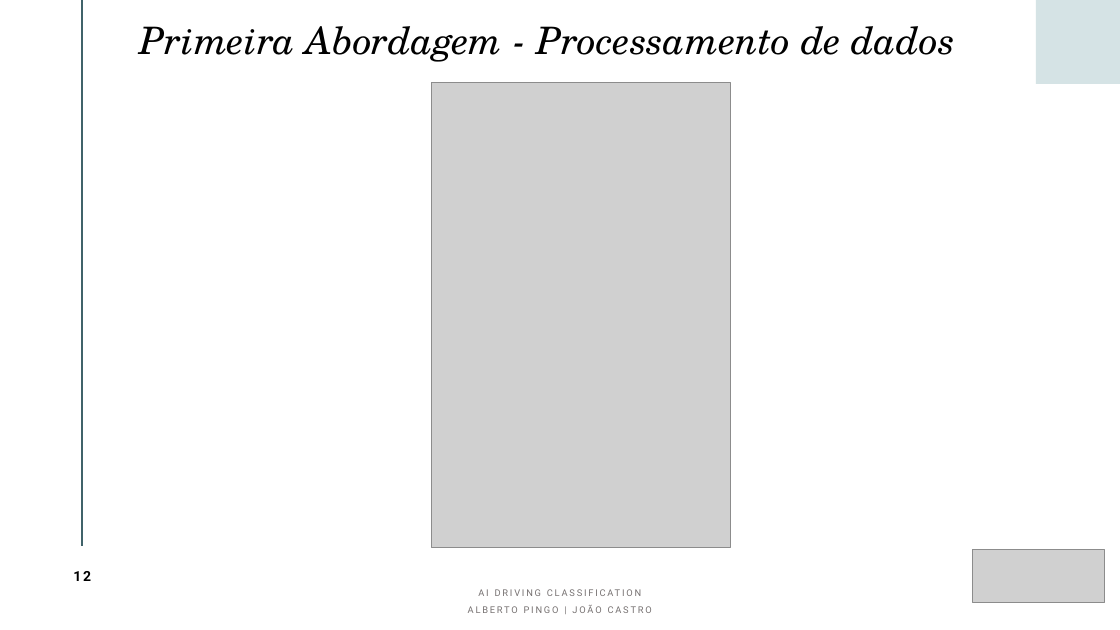
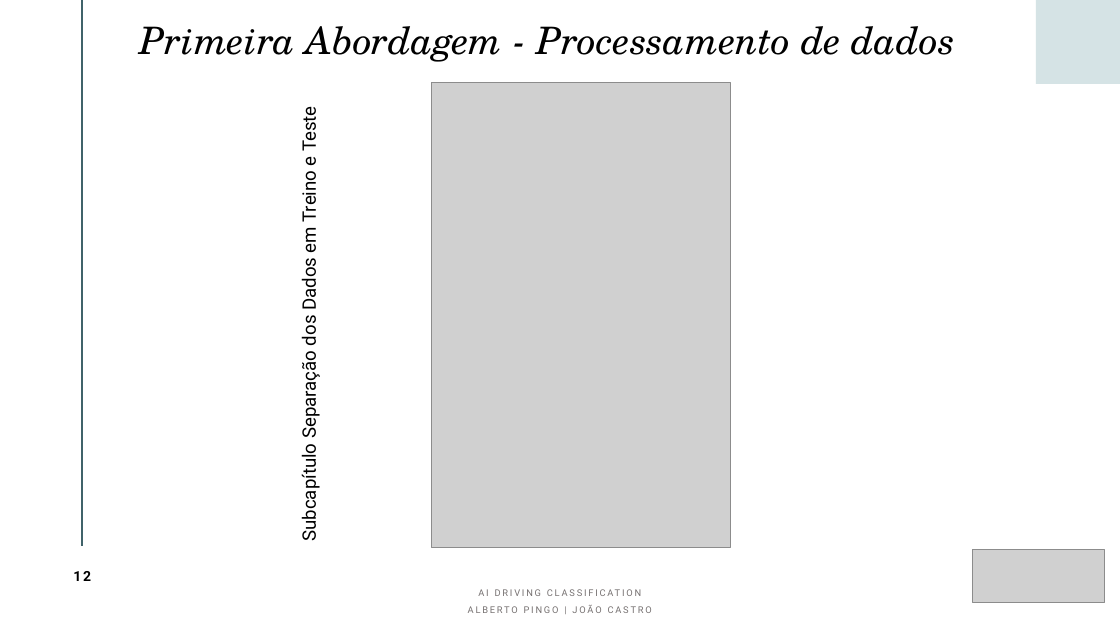
Before and after one commit to albertopingo/AI-driving-classification_FinalProject_CEng, a slide deck: slide 12 of ProjInf_AI_Driving_Classification.pptx. Drawn at 1120x630 pixels with LibreOffice and Linux fonts; fonts in the diff are those of the drawing; grey boxes stand for pictures. Boxes give left, top, right and bottom in pixels: in the first picture for what was removed or moved away, otherwise in the second. Text is boxed around its words. In the diff, an @@ line names an element or a change of style, - is before the commit and + after.

```diff
--- a/ProjInf_AI_Driving_Classification.pptx
+++ b/ProjInf_AI_Driving_Classification.pptx
@@ text added at [296,110,321,538], 16 pt, text #000000 @@
+Subcapítulo Separação dos Dados em Treino e Teste
```
Also in this commit, not shown: 3 other slides changed.
